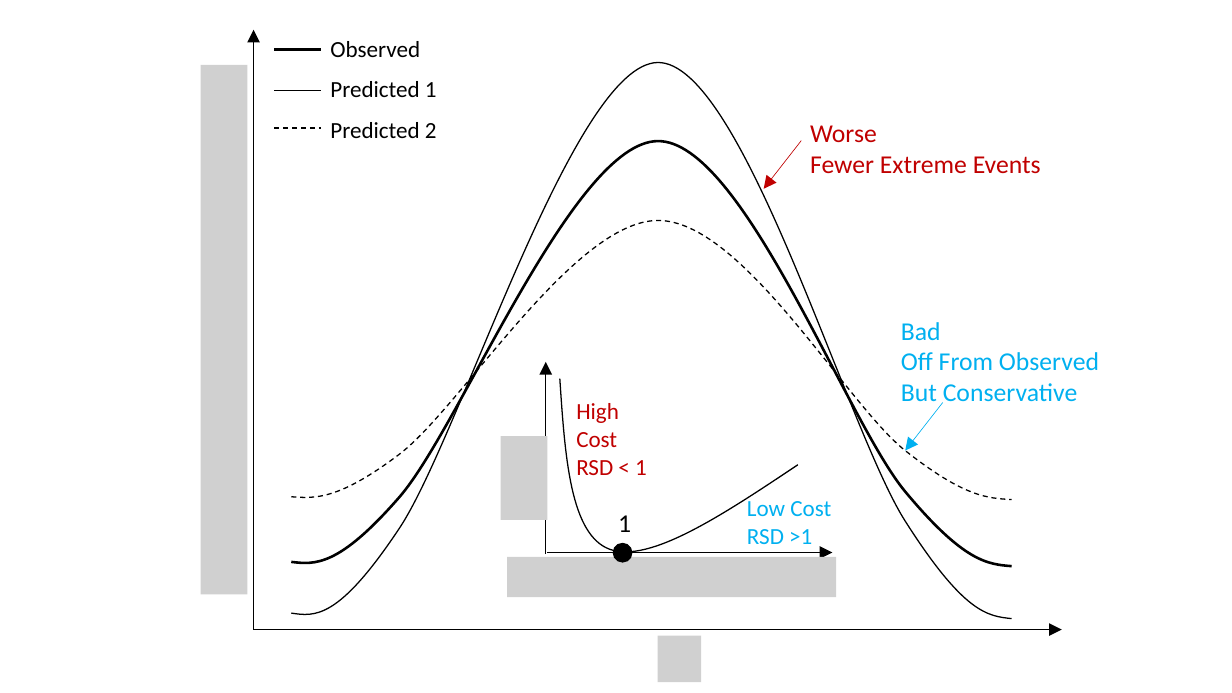
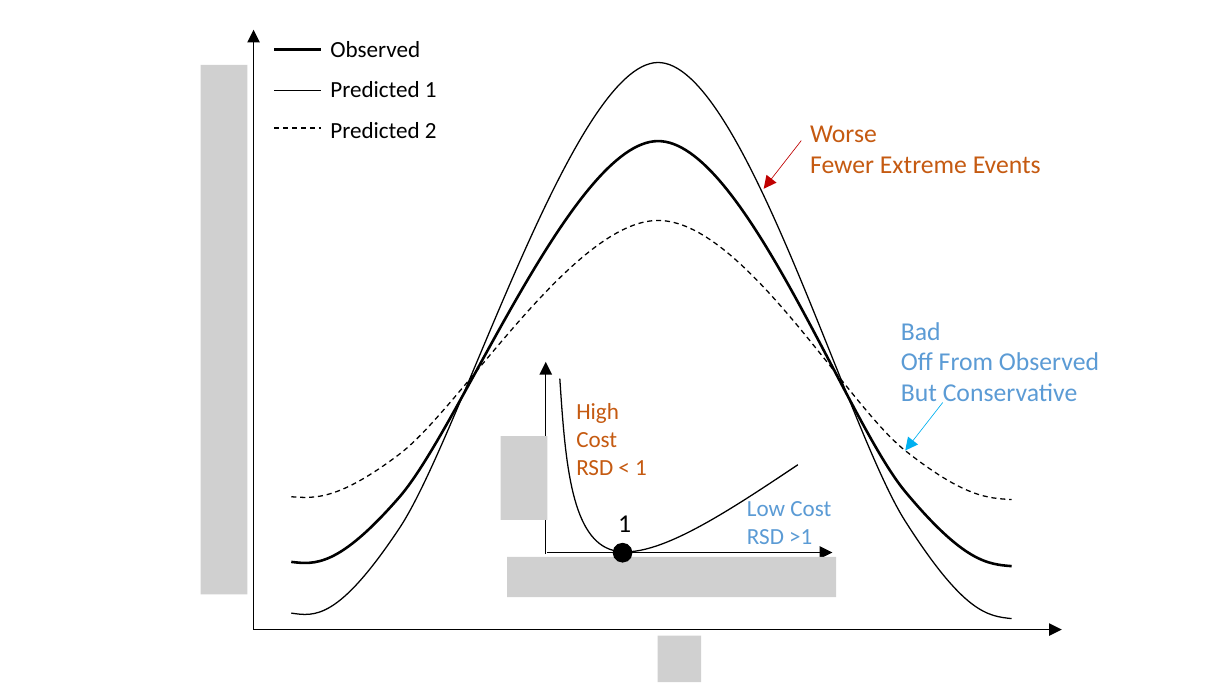
Before and after one commit to elliewhite-usgs/phd-predicting-unguaged-basins, a slide deck: slide 8 of presentation/slides/some graphs.pptx (slide 6 before the commit). Drawn at 1232x693 pixels with LibreOffice and Linux fonts; fonts in the diff are those of the drawing; grey boxes stand for pictures. Boxes give left, top, right and bottom in pixels: in the first picture for what was removed or moved away, otherwise in the second. Text is boxed around its words. In the diff, an @@ line names an element or a change of style, - is before the commit and + after.

```diff
--- a/presentation/slides/some graphs.pptx
+++ b/presentation/slides/some graphs.pptx
@@ text "Worse" at [810, 125, 1041, 173]: text colour #C00000 to #C55A11 @@
@@ text "Bad" at [901, 322, 1099, 401]: text colour #00B0F0 to #5B9BD5 @@
@@ text "High" at [576, 403, 647, 475]: text colour #C00000 to #C55A11 @@
@@ text "Low Cost" at [747, 497, 831, 544]: text colour #00B0F0 to #5B9BD5 @@
```
Also in this commit, not shown: 5 other slides changed, 17 slides added, 4 other files.
